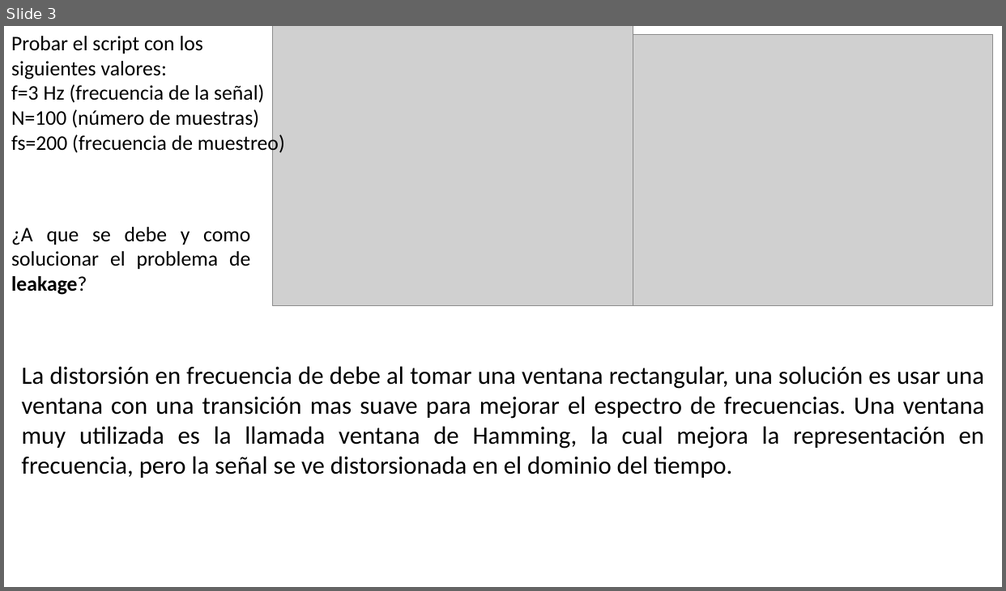
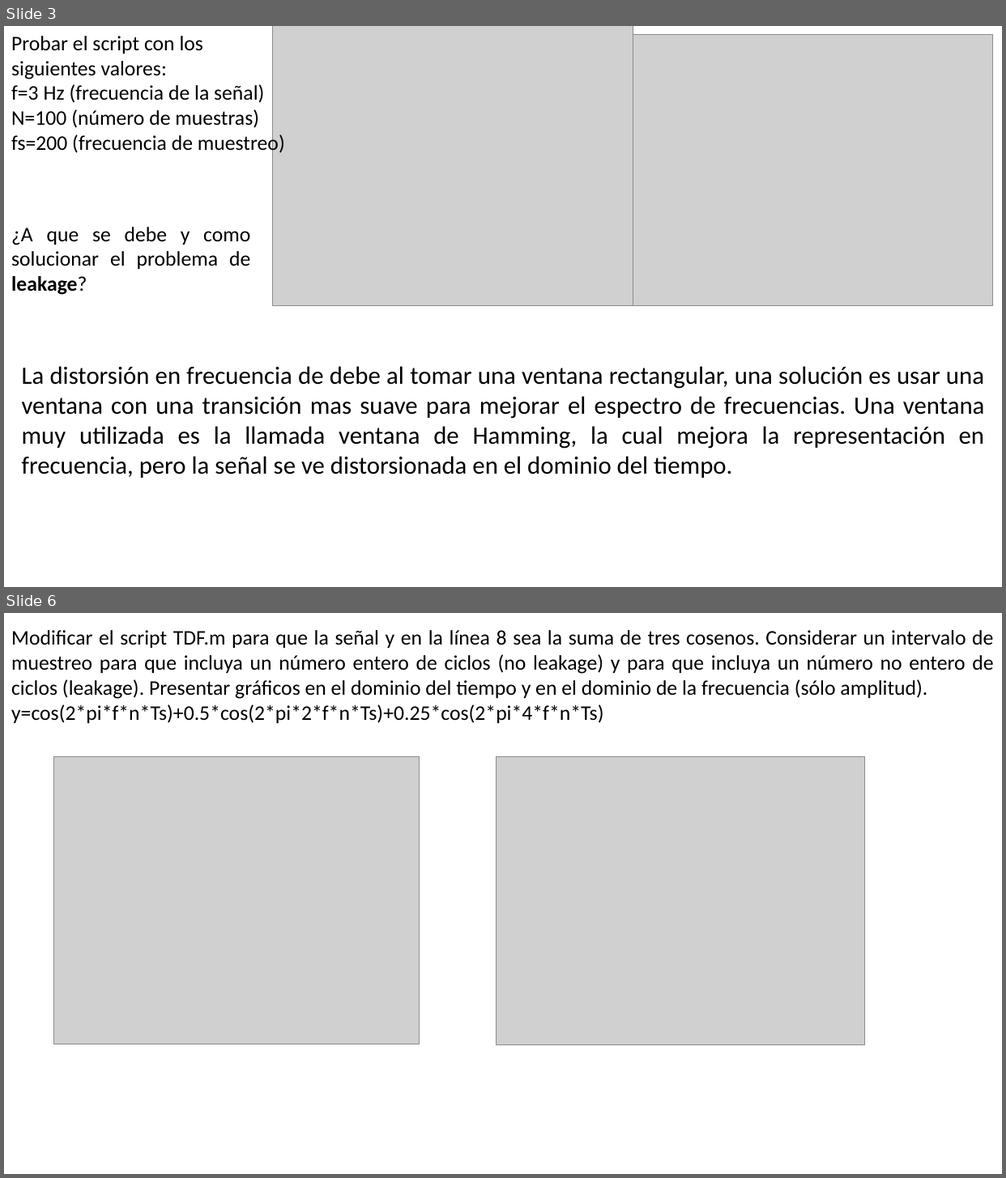
Before and after one commit to odeluigi/Analisis, a slide deck: TP4/Presentacion-TP-4.pptx. Shown one above the other, each under a label of ours: slide 3 before the commit, slides 3 and 6 after it; the slides between them are not shown. The pictures are 1006x591 and 1006x1178 pixels, drawn with LibreOffice and Linux fonts; fonts in the diff are those of the drawing; grey boxes stand for pictures. Boxes give left, top, right and bottom in pixels: in the first picture for what was removed or moved away, otherwise in the second. Text is boxed around its words. In the diff, an @@ line names an element or a change of style, - is before the commit and + after.

```diff
--- a/TP4/Presentacion-TP-4.pptx
+++ b/TP4/Presentacion-TP-4.pptx
@@ slide 6 added at bbox=[4, 613, 1002, 1174], background #FFFFFF @@
@@ text added at bbox=[11, 630, 993, 723], 20 pt, text #000000 @@
+Modificar el script TDF.m para que la señal y en la línea 8 sea la suma de tres cosenos. Considerar un intervalo de muestreo para que incluya un número entero de ciclos (no leakage) y para que incluya un número no entero de ciclos (leakage). Presentar gráficos en el dominio del tiempo y en el dominio de la frecuencia (sólo amplitud).
+y=cos(2*pi*f*n*Ts)+0.5*cos(2*pi*2*f*n*Ts)+0.25*cos(2*pi*4*f*n*Ts)
@@ picture added at bbox=[54, 756, 420, 1045] @@
@@ picture added at bbox=[496, 756, 865, 1046] @@
```
Also in this commit, not shown: 2 other slides added, 1 slide removed.
